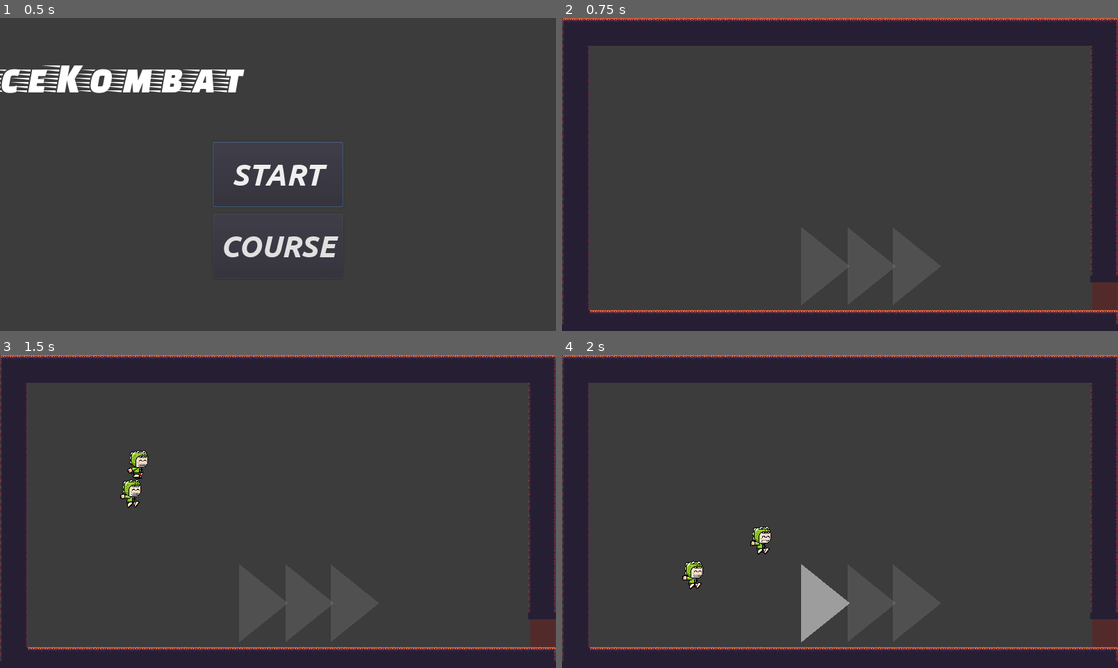
Above: before the commit, frames 1-4 (two rows, left to right).
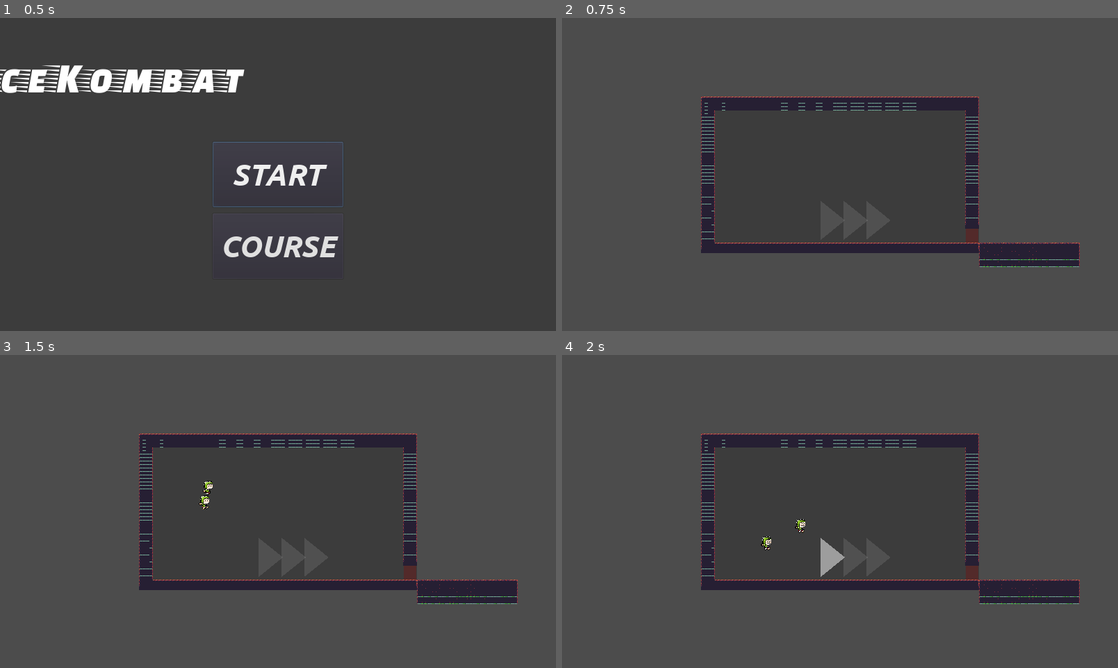
Above: after the commit, the same moments.

Repository: codemonsters/racekombat
Game: Godot game, scene res://Game.tscn
The game is run twice, just before and just after one commit, with the same random seed, the same clock (stepped at 60 frames per second) and the same inputs.
Inputs:
- Up to frame 1 (0.5 s): no input
- Up to frame 2 (0.75 s): click "START" at 0.5 s
- Up to frame 3 (1.5 s): tap Enter at 1.25 s; hold Right (ui_right) from 1.28 s (still down); tap Shift at 1.35 s
- Up to frame 4 (2 s): keep holding Right (ui_right); tap Space at 1.52 s

Frame 1 is identical in both runs. In frame 2, 31% of the frame differs, in the area x 0-100%, y 0-100%; in frame 3, 31%; in frame 4, 32%.

Commit message:
Relleno suelo

Diff:
--- a/server/screens/game/Camera2DTilemap.gd
+++ /dev/null
@@ -1,5 +0,0 @@
-extends Camera2D
-
-
-func ready():
-	move_local_x(100)
--- a/server/screens/game/Gen_Tilemap2_0.gd
+++ b/server/screens/game/Gen_Tilemap2_0.gd
@@ -1,24 +1,61 @@
 extends Node2D
 
+const MAP_LENGTH = 200	# longitud del mapa (en tiles)
+const MAP_HEIGHT = -7 # altura del mapa (en tiles) un valor negativo hace que el mapa se genere hacia abajo y uno positivo que se genere hacia arriba
 const FLOOR_CELL_ID = 2	# id del tipo de loseta que se usará para el suelo
+const VACUM_CELL_ID = 1	# id del tipo de loseta que se usará para el vacío
+const POS_X_INICIAL = 0
+const POS_Y_INICIAL = 0 #Y esta invertida - es una pos_y mas alta y + una mas baja
+
+
+const FACTOR_ALTO_MONTICULOS = 50
+const MIN_ALTURA = -5	#Mínima altura de la variaciones en el suelo
+const MAX_ALTURA = 5	#Máxima altura de las variaciones en el suelo
+
 
 var noise = OpenSimplexNoise.new()
 
 func _ready():
 	randomize()
-
-	_anhade_suelo($TileMap, 200, 3, 0, -3)
-	_create_hueco($TileMap, 200, 3, 0, -3)
-	_create_rampa($TileMap, 200, 3, 0, -3)
+	_anhade_suelo_plano($TileMap, 10, MAP_HEIGHT, POS_X_INICIAL, POS_Y_INICIAL)	# planicie para la salida
+	_anhade_suelo_con_monticulos($TileMap, MAP_LENGTH - 20, MIN_ALTURA, MAX_ALTURA, POS_X_INICIAL + 10, POS_Y_INICIAL)	# montículos creados con función de ruido
+	_anhade_suelo_plano($TileMap, 10, MAP_HEIGHT, MAP_LENGTH - 10, 0)	# planicie para la meta
+	_create_hueco($TileMap, MAP_LENGTH, MAP_HEIGHT, MIN_ALTURA, MAX_ALTURA, 0, POS_Y_INICIAL)
+	#_create_rampa($TileMap, MAP_LENGTH, 3, 0, -3)
 
 # Añade a tilemap un suelo de ancho width y de profundidad height a partir de la posición (pox_x, pos_y)
-func _anhade_suelo(tilemap, width, height, pos_x , pos_y):
-	for x in range(width):
-		for y in range(height):
-			tilemap.set_cellv(Vector2(pos_x + x, pos_y + y), FLOOR_CELL_ID)
+func _anhade_suelo_con_monticulos(tilemap, length, min_height, max_height, pos_x, pos_y):
+	var noise = OpenSimplexNoise.new()
+	noise.seed = randi()
+	noise.lacunarity = 2.0 # ¿? Valor default 2.0
+	noise.octaves = 9	#Fluidez de los cambios cuanto mas alto mas fluido (0 min ,9 max)
+	noise.period = 1.0	# frecuencia con la que se produce un cambio de altura
+	noise.persistence = 1	# ¿cuánto afectan los cambios anteriores a los futuros (1 max, 0 min)?
+
+	var y = 0
+
+	var noise_shift = 50
+	for x in range(length):
+		if randi()%4 == 1:#Crea el suelo
+			y = y + noise.get_noise_1d(noise_shift) * float(randi()%FACTOR_ALTO_MONTICULOS)
+			noise_shift += 1
+		y = max(min_height, y); y = min(max_height, y)
+		tilemap.set_cellv(Vector2(pos_x + x, pos_y - y), FLOOR_CELL_ID)
+		for g in range (min_height - 1, y): #Rellena el suelo
+			tilemap.set_cellv(Vector2(pos_x + x, pos_y - g), FLOOR_CELL_ID)
 	tilemap.update_bitmask_region()
 
-func _create_hueco(tilemap, width, height, pos_x, pos_y):#Crea huecos en el suelo
+func _anhade_suelo_plano(tilemap, length, height, pos_x , pos_y):
+	for x in range(length):
+		if height < 0:
+			for y in range(height+1, 1):
+				tilemap.set_cellv(Vector2(pos_x + x, pos_y - y), FLOOR_CELL_ID)
+		else:
+			for y in range(1, height + 1):
+				tilemap.set_cellv(Vector2(pos_x + x, pos_y - y), FLOOR_CELL_ID)
+	tilemap.update_bitmask_region()
+
+func _create_hueco(tilemap, width, height, min_height,max_height, pos_x, pos_y):#Crea huecos en el suelo
 	var distance_entre_huecos = 0 #Distancia entre los huecos
 	var width_huecos = 0 #Ancho de los huecos
 	var final_pos_huecos = 0
@@ -27,16 +64,16 @@
 	width_huecos = randi()%12+10 #Width huecos coge valores entre 10 y 22
 	while((final_pos_huecos+distance_entre_huecos) < width - bloques_en_final):
 		for x in range(final_pos_huecos + distance_entre_huecos, final_pos_huecos + distance_entre_huecos + width_huecos):
-			for y in range(height):
+			for y in range(min_height - 1, max_height + 1):
 					if x == final_pos_huecos + distance_entre_huecos + width_huecos - 1:
 							final_pos_huecos = pos_x+x
 							#Se reinician los valores
 							distance_entre_huecos = randi()%30+20
-							width_huecos = randi()%12+10
-					tilemap.set_cellv(Vector2(pos_x+x, pos_y+y), 1)
+							width_huecos = randi()%5+5
+					tilemap.set_cellv(Vector2(pos_x+x, pos_y-y), 1)
 	tilemap.update_bitmask_region()
 
 
 func _create_rampa(tilemap,width,height,pos_x,pos_y):#Crea rampas en el suelo
-	pass #TODO Crear algoritmo rampas 1º idea copiar el de los huecos
-	tilemap.update_bitmask_region()
+	pass
+	#tilemap.update_bitmask_region()
--- a/server/screens/game/Generation.gd
+++ /dev/null
@@ -1,54 +0,0 @@
-extends Node2D
-
-var noise = OpenSimplexNoise.new()
-
-func _ready():
-	randomize()
-	var length = 10
-	var width = 50
-	var distance = 0
-	var total_distance = 0
-
-	for x in range(length):
-		total_distance += distance
-		_create_noise(width, 30, x * width + total_distance, 10)
-		var tile = $TileMap.world_to_map(Vector2(width * x + total_distance, 30))
-		distance = randi()%10+1
-		print(tile)
-		#if rand_range(1, 10) > 8:
-			#distance = 20
-	_create_noise_roof(width * length + total_distance, 20, 0, -3)
-
-
-
-
-func _create_noise(width,height,pos_x,pos_y):
-	noise.seed = randi()
-	noise.octaves = 20
-	noise.period = 15.0 #rand_range(15.0, 30.0)
-	noise.persistence = 0.8
-
-
-	for x in range(width):
-		for y in range(height):
-			var noise_height = noise.get_noise_1d(x)
-
-			if ceil(noise_height * 25) < y :
-				$TileMap.set_cellv(Vector2(pos_x+x, pos_y+y), 2)
-
-	$TileMap.update_bitmask_region()
-
-func _create_noise_roof(width, height, pos_x, pos_y):
-	noise.seed = randi()
-	noise.octaves = 8
-	noise.period = 10
-	noise.persistence = 0.5
-	for x in range(width):
-		for y in range(height):
-			var noise_height = noise.get_noise_1d(x)
-
-			if ceil(noise_height * 40) < y :
-				$RoofTileMap.set_cellv(Vector2(pos_x+x, pos_y+y), 0)
-
-	$RoofTileMap.scale.y = -1
-	$RoofTileMap.update_bitmask_region()
--- a/server/screens/game/WaitingRoom.tscn
+++ b/server/screens/game/WaitingRoom.tscn
@@ -143,11 +143,12 @@
 shape = SubResource( 10 )
 
 [node name="Node2D" parent="." instance=ExtResource( 5 )]
-position = Vector2( 1280, 720 )
+position = Vector2( 1280, 672 )
 
 [node name="Camera2D" type="Camera2D" parent="."]
 position = Vector2( 640, 360 )
 current = true
+zoom = Vector2( 2, 2 )
 script = ExtResource( 6 )
 
 [node name="KillArea" type="Area2D" parent="Camera2D"]
Not shown, added: server/assets/screens/menu/Course.png.import
Not shown, added: server/assets/screens/menu/Exit.png.import
Not shown, added: server/assets/screens/menu/Play.png.import
Not shown, added: server/assets/screens/menu/Title.png.import
Not shown, added: server/assets/screens/menu/backgroundtest1.png.import
